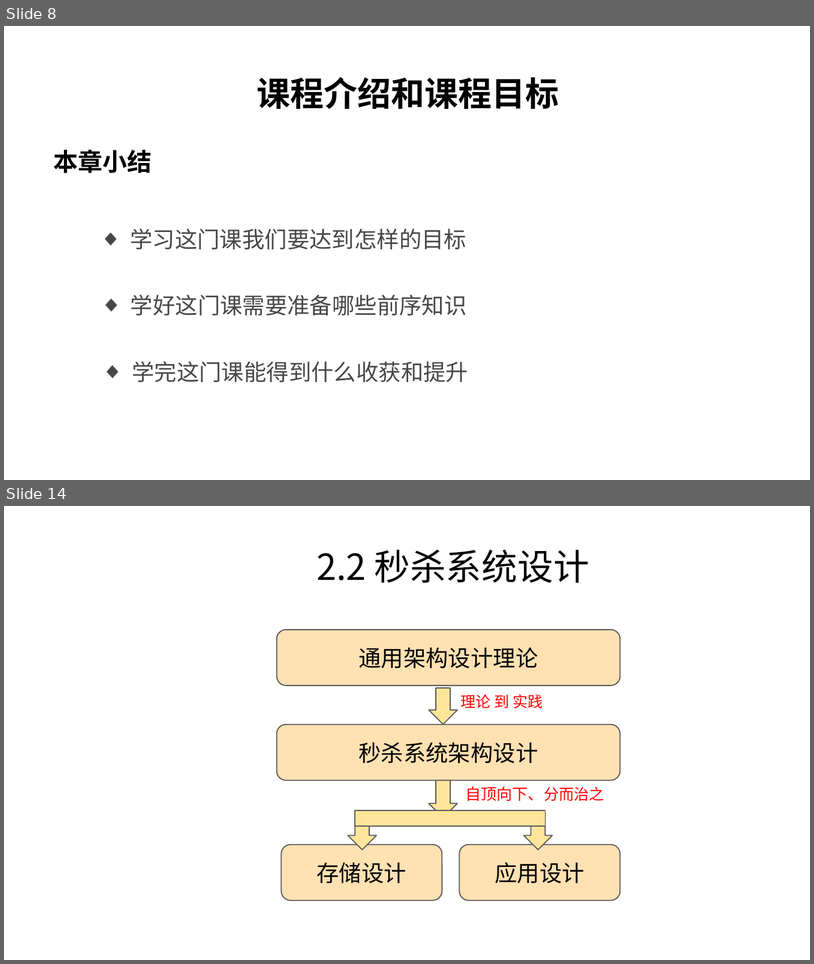
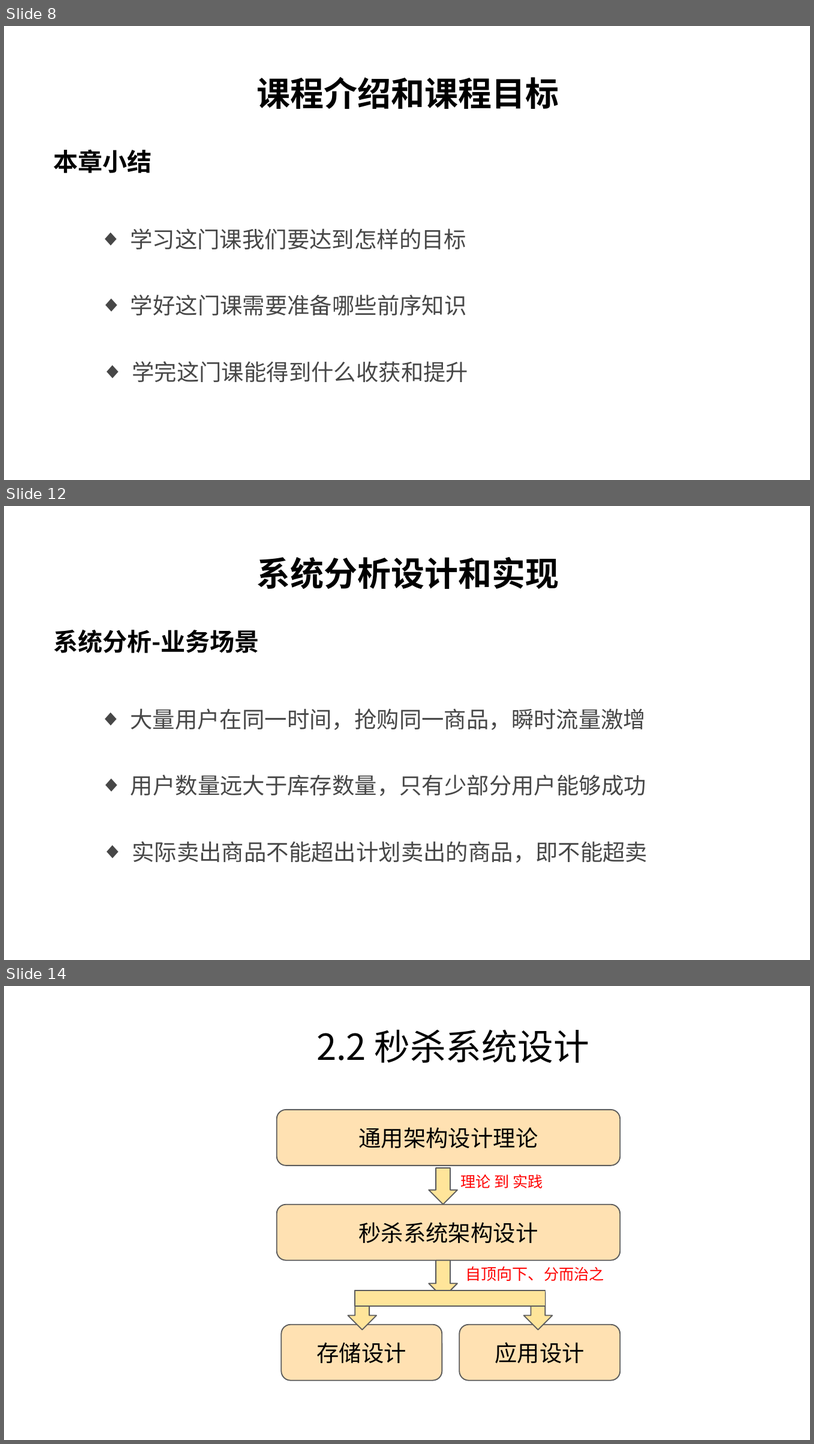
Before and after one commit to char-dance/flashSale-demo, a slide deck: FalshSale.pptx. Shown one above the other, each under a label of ours: slides 8 and 14 before the commit, slides 8, 12 and 14 after it; the slides between them are not shown. The pictures are 814x964 and 814x1444 pixels, drawn with LibreOffice and Linux fonts; fonts in the diff are those of the drawing; background and template pictures are left out. Boxes give left, top, right and bottom in pixels: in the first picture for what was removed or moved away, otherwise in the second. Text is boxed around its words. In the diff, an @@ line names an element or a change of style, - is before the commit and + after.

```diff
--- a/FalshSale.pptx
+++ b/FalshSale.pptx
@@ slide 12 added at (4, 506, 810, 960), background #FFFFFF @@
@@ text added at (257, 557, 560, 589), 30 pt, text #000000, bold @@
+系统分析设计和实现
@@ text added at (53, 630, 259, 653), 22 pt, text #000000, bold @@
+系统分析-业务场景
@@ text added at (130, 708, 646, 730), 20 pt, text #474747 @@
+  ◆ 大量用户在同一时间，抢购同一商品，瞬时流量激增
@@ text added at (131, 774, 647, 796), 20 pt, text #474747 @@
+  ◆ 用户数量远大于库存数量，只有少部分用户能够成功
@@ text added at (132, 841, 648, 862), 20 pt, text #474747 @@
+  ◆ 实际卖出商品不能超出计划卖出的商品，即不能超卖
```
Also in this commit, not shown: 1 slide changed, 3 other slides added, 4 slides removed.
